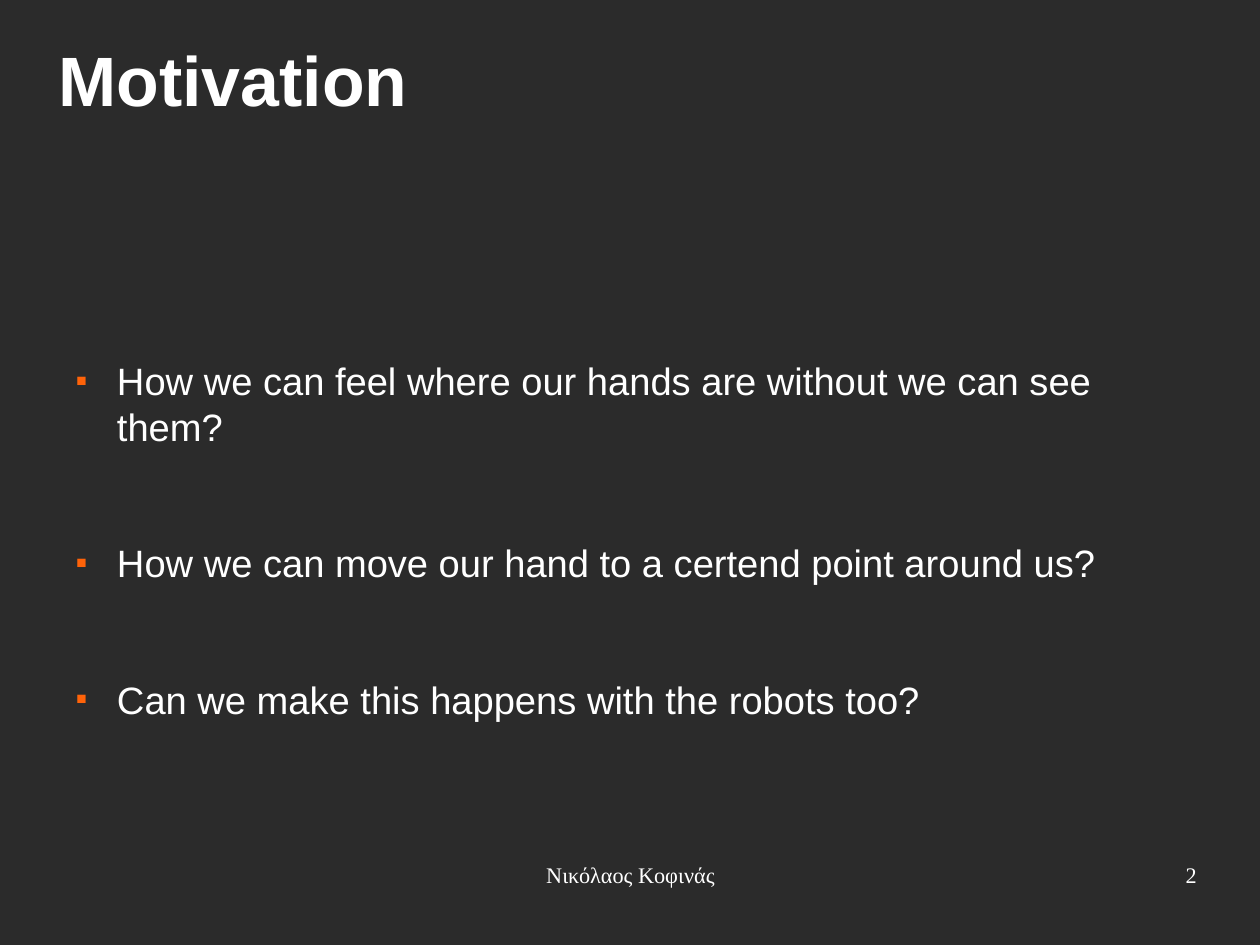
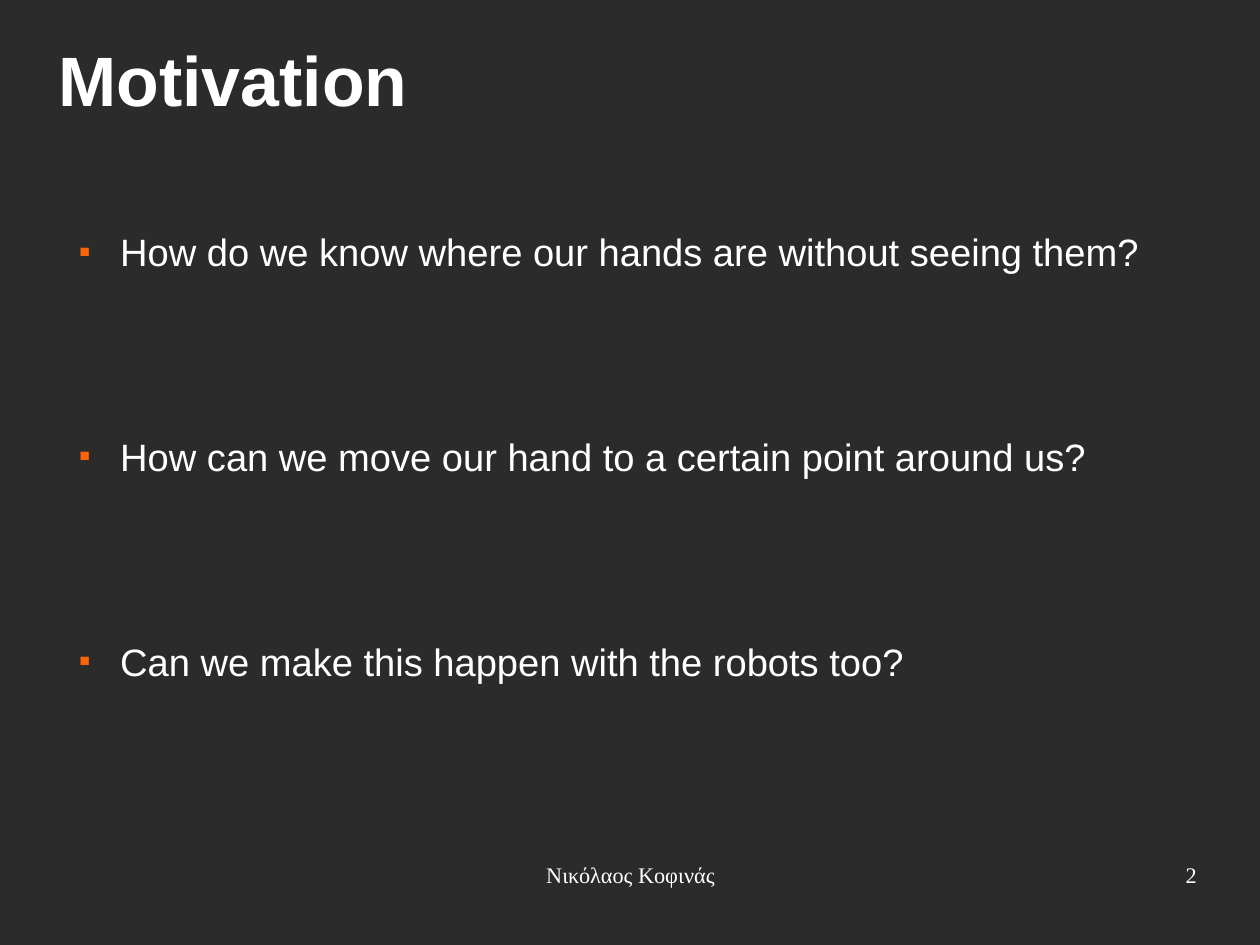
Before and after one commit to eldr4d/MyThesis, a slide deck: slide 2 of presentation.odp. Drawn at 1260x945 pixels with LibreOffice and Linux fonts; fonts in the diff are those of the drawing; background and template pictures are left out; a plain dark background stands for a picture behind light text. Boxes give left, top, right and bottom in pixels: in the first picture for what was removed or moved away, otherwise in the second. Text is boxed around its words. In the diff, an @@ line names an element or a change of style, - is before the commit and + after.

Commit message:
presentation without f/i for NAO

```diff
--- a/presentation.odp
+++ b/presentation.odp
@@ text at [120, 238, 1139, 684]: text changed @@
-■ How we can feel where our hands are without we can see them?
-■ How we can move our hand to a certend point around us?
-■ Can we make this happens with the robots too?
+■ How do we know where our hands are without seeing them?
+■ How can we move our hand to a certain point around us?
+■ Can we make this happen with the robots too?
```
Also in this commit, not shown: 17 other slides changed, 5 slides added, 2 slides removed.
